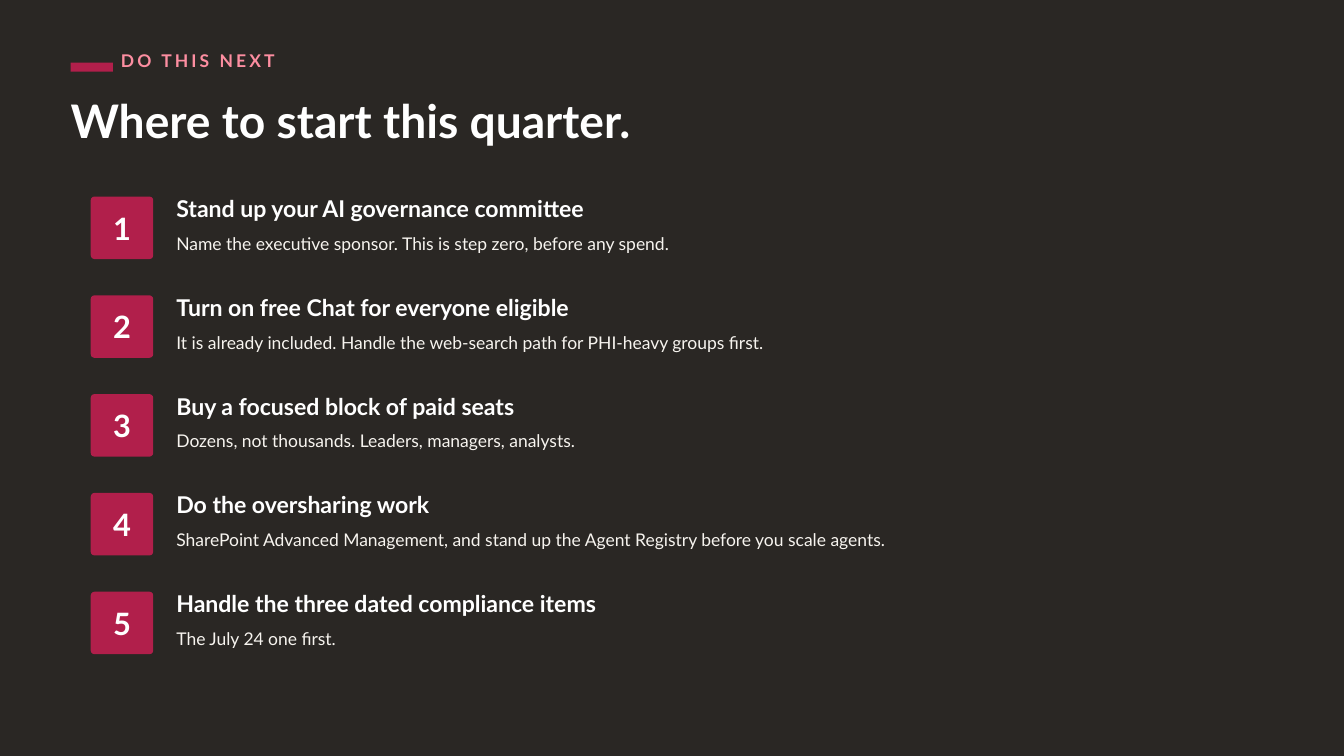
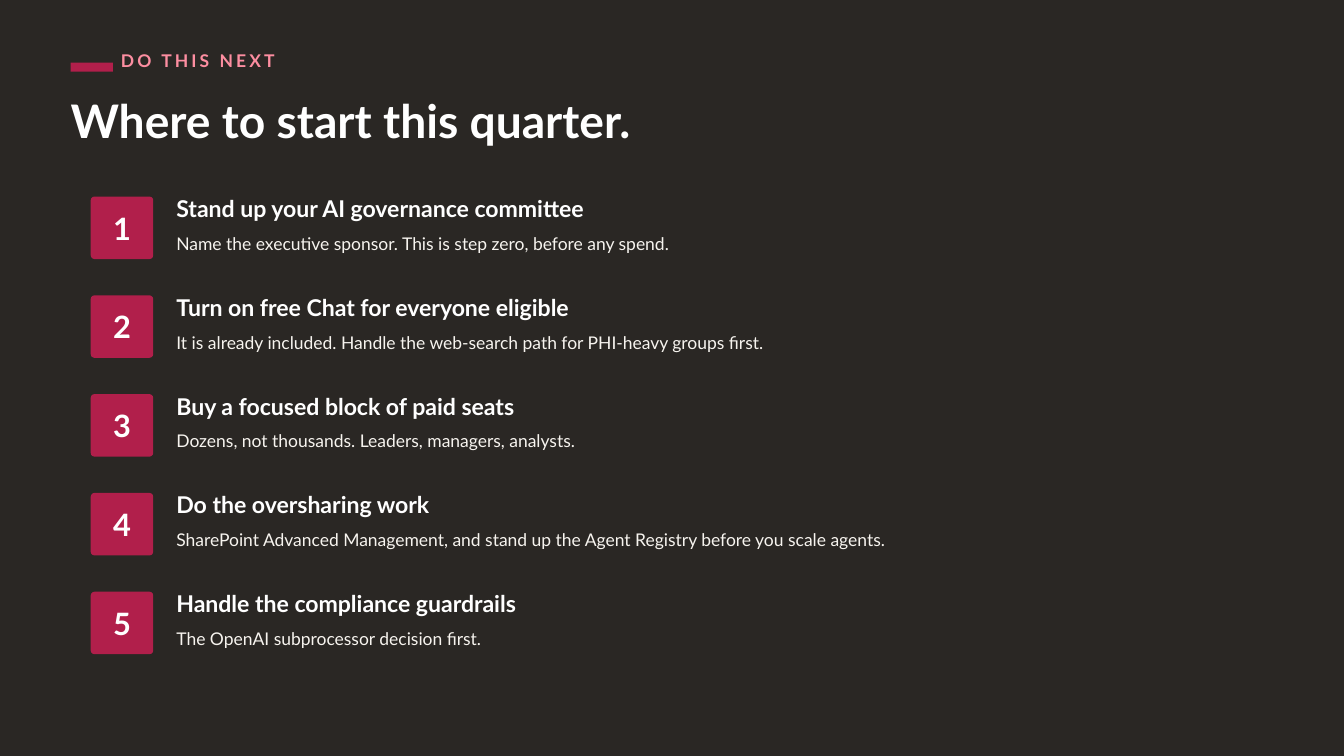
Before and after one commit to heyitsgoad/copilot-playground, a slide deck: slide 10 of education playground/assets/copilot licensing and deployment/Copilot-Licensing-Exec-Deck.pptx. Drawn at 1344x756 pixels with LibreOffice and Linux fonts; fonts in the diff are those of the drawing. Boxes give left, top, right and bottom in pixels: in the first picture for what was removed or moved away, otherwise in the second. Text is boxed around its words. In the diff, an @@ line names an element or a change of style, - is before the commit and + after.

```diff
--- a/education playground/assets/copilot licensing and deployment/Copilot-Licensing-Exec-Deck.pptx
+++ b/education playground/assets/copilot licensing and deployment/Copilot-Licensing-Exec-Deck.pptx
@@ text at <box>176,595,516,616</box>: text changed @@
-Handle the three dated compliance items
+Handle the compliance guardrails
@@ text at <box>176,632,481,648</box>: text changed @@
-The July 24 one first.
+The OpenAI subprocessor decision first.
```
Also in this commit, not shown: 7 other slides changed, 2 other files.
